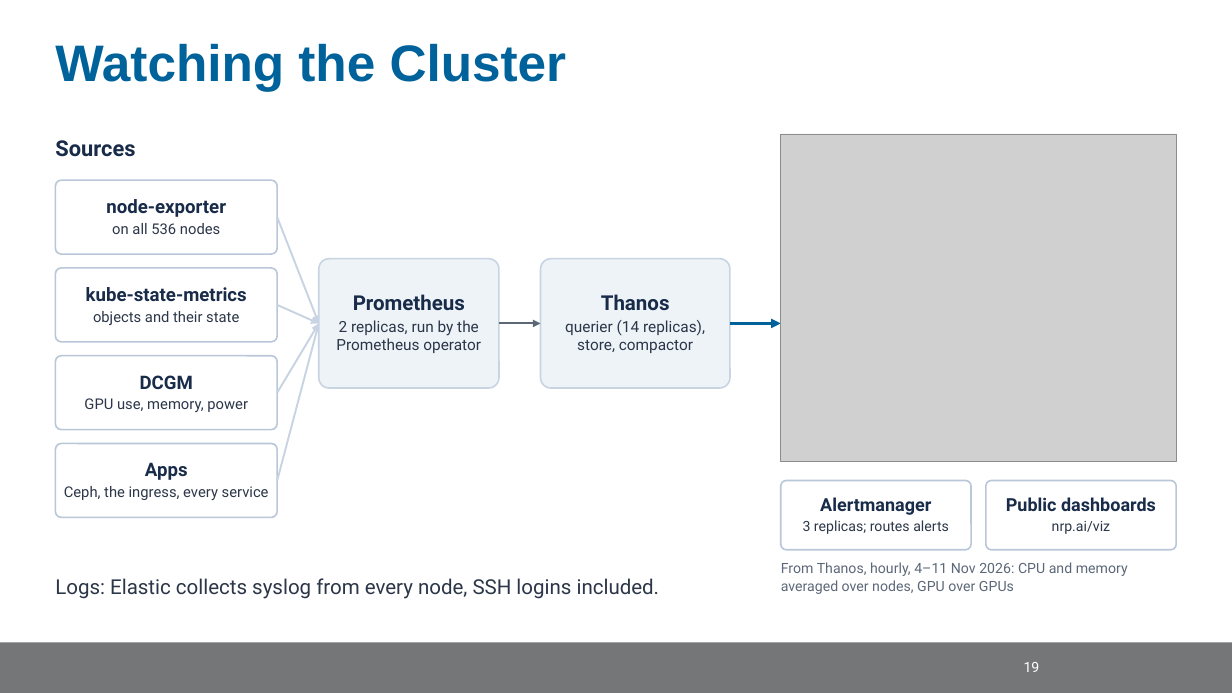
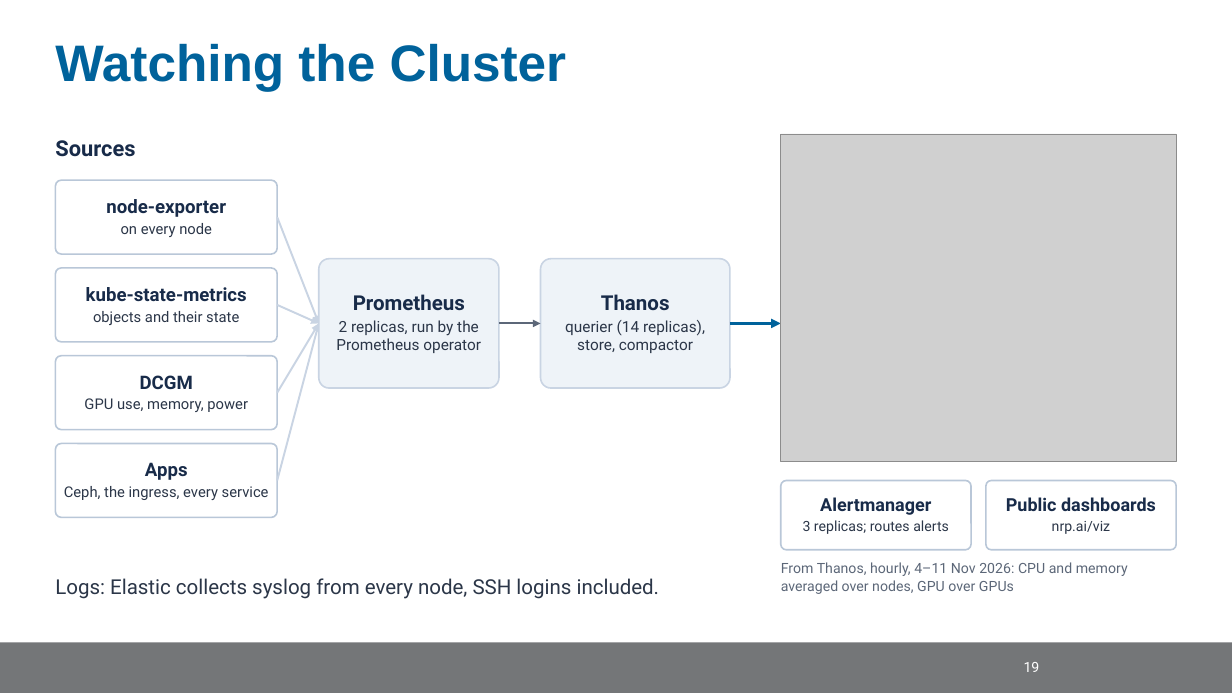
Before and after one commit to nrp-nautilus/nrp-training, a slide deck: slide 32 of trainings/scinet-sc26/slides/scinet-nrp.pptx. Drawn at 1232x693 pixels with LibreOffice and Linux fonts; fonts in the diff are those of the drawing; grey boxes stand for pictures; background and template pictures are left out. Boxes give left, top, right and bottom in pixels: in the first picture for what was removed or moved away, otherwise in the second. Text is boxed around its words. In the diff, an @@ line names an element or a change of style, - is before the commit and + after.

Commit message:
scinet-sc26: count physical nodes only; CPUs, not cores
The snapshot summed CPU capacity over every Node object, including two
Admiralty virtual nodes that stand in for remote clusters (23,904 CPUs).
Physical nodes: 534 and 35,448 CPUs (hardware threads), which matches the
dashboard once the 21 nodes it doesn't list are left out. snapshot.py now
skips virtual nodes; the 10 Nov numbers, slides and pages are corrected.

```diff
--- a/trainings/scinet-sc26/slides/scinet-nrp.pptx
+++ b/trainings/scinet-sc26/slides/scinet-nrp.pptx
@@ text at (x1=121, y1=223, x2=212, y2=237): text changed @@
-on all 536 nodes
+on every node
```
Also in this commit, not shown: 6 other slides changed, 9 other files.
